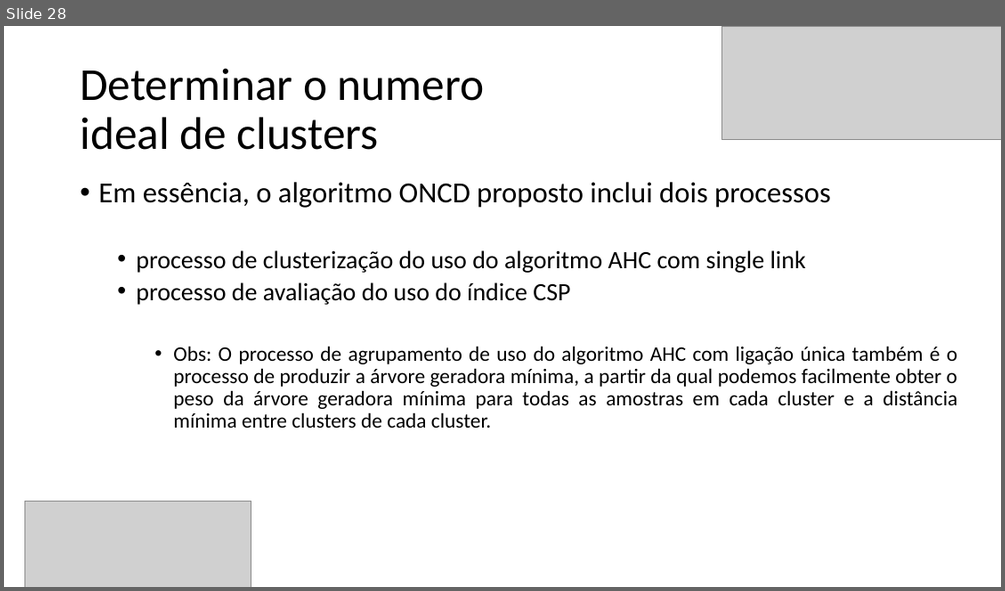
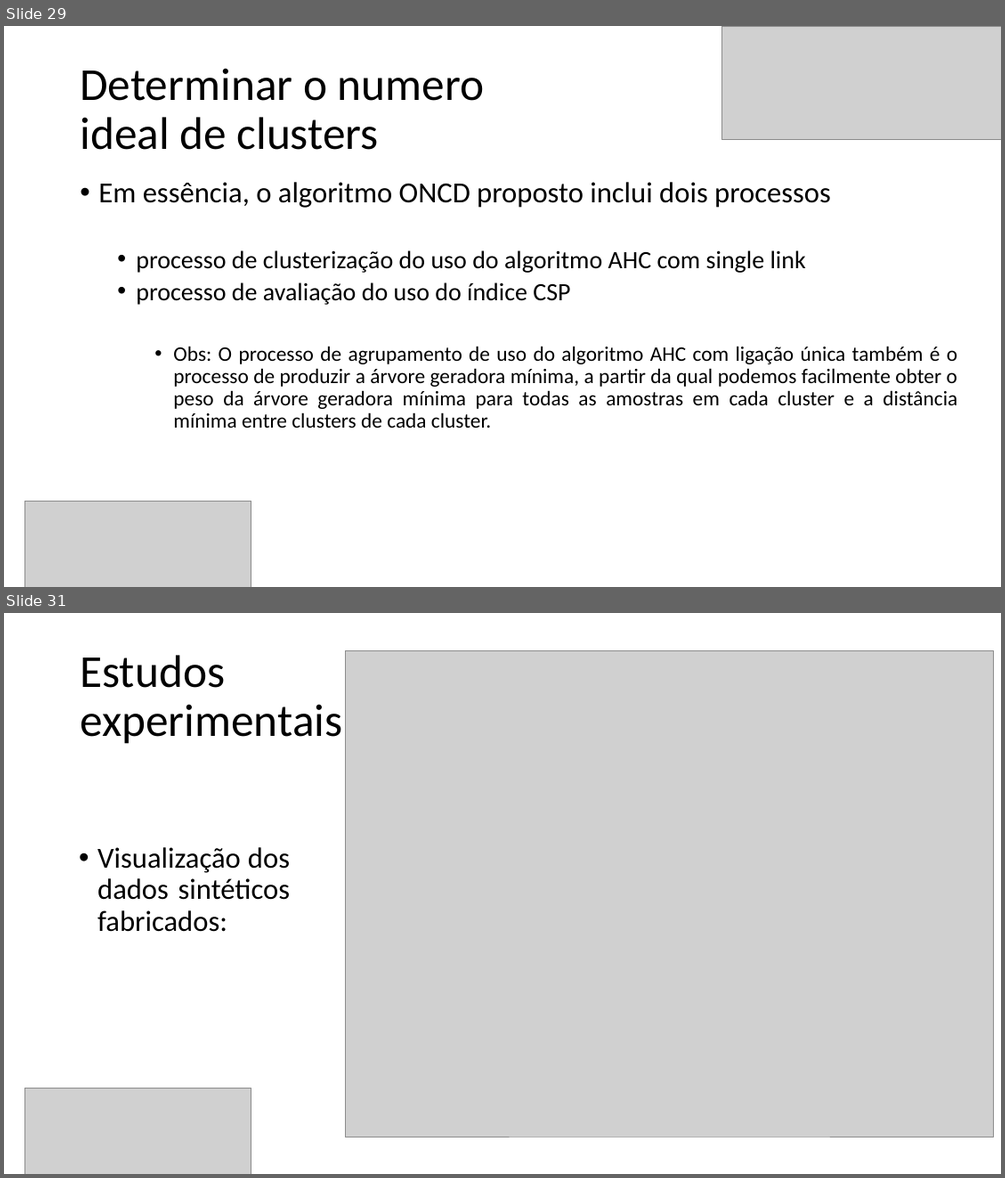
Before and after one commit to Marcio-Salmazo/PRT_Agrupamento, a slide deck: Seminario/optimal clusters - SLIDES.pptx. Shown one above the other, each under a label of ours: slide 28 before the commit, slides 29 and 31 after it; the slides between them are not shown. The pictures are 1005x591 and 1005x1178 pixels, drawn with LibreOffice and Linux fonts; fonts in the diff are those of the drawing; grey boxes stand for pictures. Boxes give left, top, right and bottom in pixels: in the first picture for what was removed or moved away, otherwise in the second. Text is boxed around its words. In the diff, an @@ line names an element or a change of style, - is before the commit and + after.

```diff
--- a/Seminario/optimal clusters - SLIDES.pptx
+++ b/Seminario/optimal clusters - SLIDES.pptx
@@ slide 31 added at (x1=4, y1=613, x2=1001, y2=1174), background #FFFFFF @@
@@ title added at (x1=80, y1=655, x2=342, y2=744), 44 pt, text #000000 @@
+Estudos experimentais
@@ picture added at (x1=346, y1=650, x2=994, y2=1136) @@
@@ text added at (x1=97, y1=847, x2=290, y2=932), 28 pt, text #000000 @@
+• Visualização dos dados sintéticos fabricados:
@@ picture added at (x1=25, y1=1088, x2=251, y2=1174) @@
@@ what was slide 28 is now slide 29 @@
```
Also in this commit, not shown: 1 slide changed, 8 other slides added, 1 slide removed.
